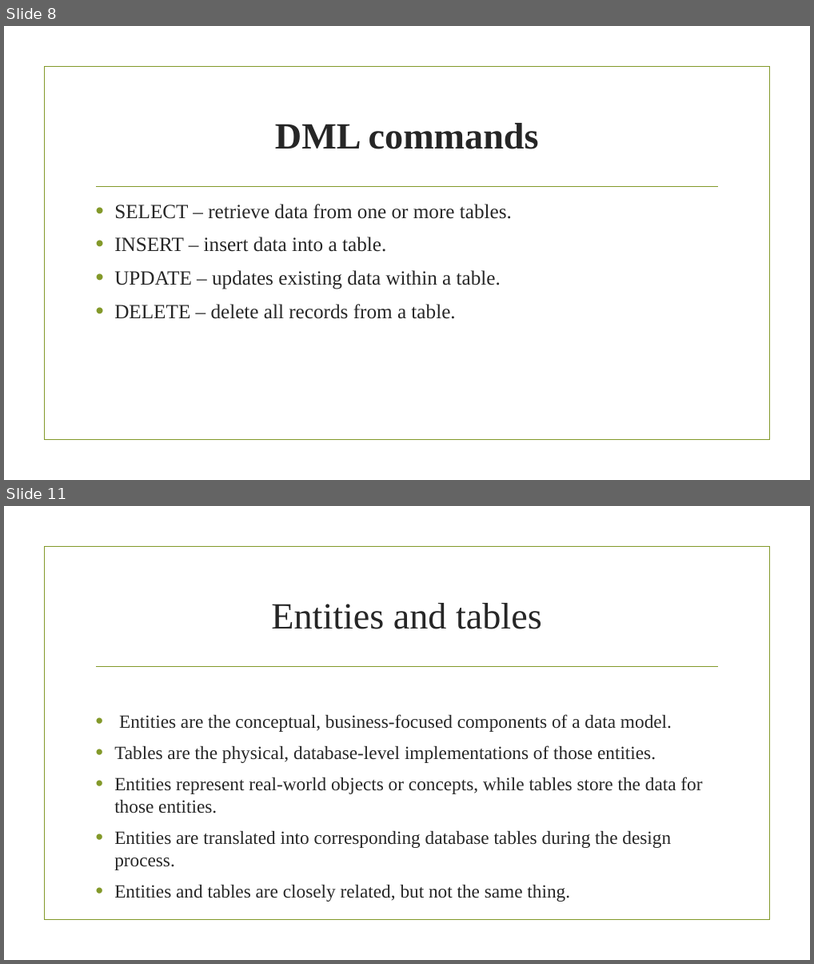
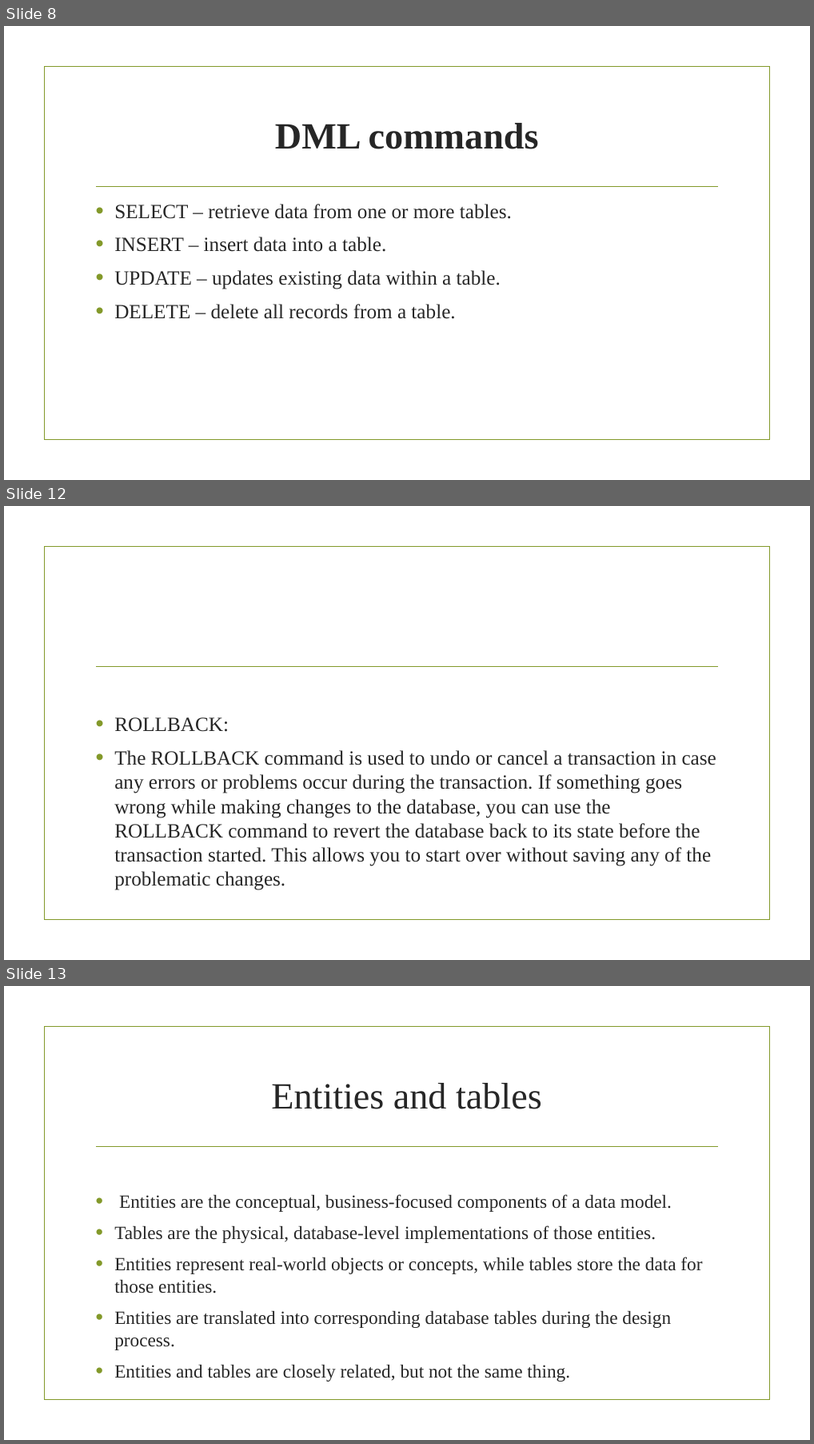
Before and after one commit to AbdifatahYasin1/SQL-database-, a slide deck: SQL COMMANDS.pptx. Shown one above the other, each under a label of ours: slides 8 and 11 before the commit, slides 8, 12 and 13 after it; the slides between them are not shown. The pictures are 814x964 and 814x1444 pixels, drawn with LibreOffice and Linux fonts; fonts in the diff are those of the drawing; background and template pictures are left out. Boxes give left, top, right and bottom in pixels: in the first picture for what was removed or moved away, otherwise in the second. Text is boxed around its words. In the diff, an @@ line names an element or a change of style, - is before the commit and + after.

```diff
--- a/SQL COMMANDS.pptx
+++ b/SQL COMMANDS.pptx
@@ slide 12 added at <box>4,506,810,960</box>, background picture (left out); not listed: 2 template elements that a slide beside it also shows @@
@@ text added at <box>114,717,717,890</box>, 24 pt, text #262626 @@
+• ROLLBACK:
+• The ROLLBACK command is used to undo or cancel a transaction in case any errors or problems occur during the transaction. If something goes wrong while making changes to the database, you can use the ROLLBACK command to revert the database back to its state before the transaction started. This allows you to start over without saving any of the problematic changes.
@@ what was slide 11 is now slide 13 @@
```
Also in this commit, not shown: 2 slides changed, 1 other slide added, 1 slide removed, 6 other files.
